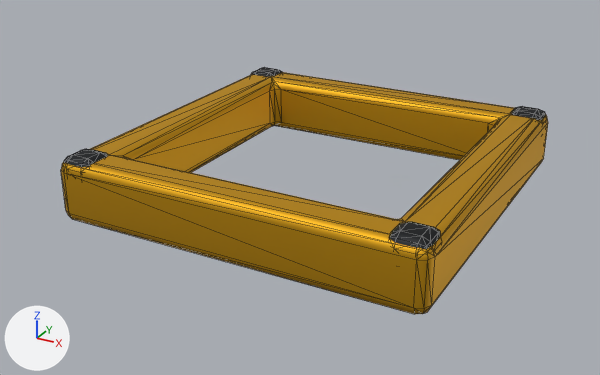
The glTF model game/public/assets/container-rim.glb as it was, and as the next commit left it.
The view is the same before and after, from a 50 mm lens placed at (1.036, -2.021, 1.003), pointed at (-0.043, -0.06, 0.023). Lighting does not change. The marker at lower left points along +X, +Y and +Z. The picture after the commit comes second. Mesh edges are drawn as thin lines. Vertices at exactly the same position are counted once.

The first picture shows 'container-rim'.
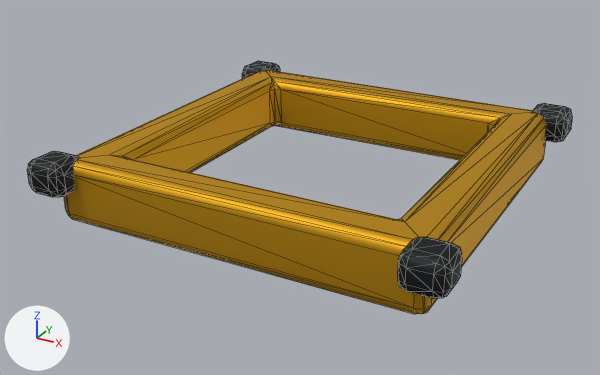
The change, as a list of edits to the scene's bpy script:
```text
Change me_cube:
    used by ob_container_rim; location = (0.0, 0.0, 0.0)
    remove me_cube.from_pydata(...)  # 336 vertices, 656 faces; spans x -0.53..0.53, y -0.53..0.53, z 0.0..0.19
    add me_cube.from_pydata(...)  # 336 vertices, 656 faces; spans x -0.59..0.59, y -0.59..0.59, z 0.0..0.19
    me_cube part 1: 14 of the vertices in x -0.525..-0.495, y -0.525..-0.495, z 0.09..0.19 are moved by (-0.065, -0.065, 0.0)
    me_cube part 2: all 14 vertices in x -0.445..-0.415, y -0.525..-0.495, z 0.09..0.19 are moved by (-0.055, -0.065, 0.0)
    me_cube part 3: 14 of the vertices in x -0.445..-0.415, y -0.445..-0.415, z 0.09..0.19 are moved by (-0.055, -0.055, 0.0)
    me_cube part 4: all 14 vertices in x -0.525..-0.495, y 0.415..0.445, z 0.09..0.19 are moved by (-0.065, 0.055, 0.0)
    me_cube part 5: 14 of the vertices in x -0.445..-0.415, y 0.415..0.445, z 0.09..0.19 are moved by (-0.055, 0.055, 0.0)
    me_cube part 6: all 14 vertices in x -0.445..-0.415, y 0.495..0.525, z 0.09..0.19 are moved by (-0.055, 0.065, 0.0)
    me_cube part 7: all 14 vertices in x 0.415..0.445, y -0.525..-0.495, z 0.09..0.19 are moved by (0.055, -0.065, 0.0)
    me_cube part 8: 14 of the vertices in x 0.415..0.445, y -0.445..-0.415, z 0.09..0.19 are moved by (0.055, -0.055, 0.0)
    me_cube part 9: 14 of the vertices in x 0.495..0.525, y -0.525..-0.495, z 0.09..0.19 are moved by (0.065, -0.065, 0.0)
    me_cube part 10: all 14 vertices in x 0.495..0.525, y -0.445..-0.415, z 0.09..0.19 are moved by (0.065, -0.055, 0.0)
    me_cube part 11: all 14 vertices in x 0.415..0.445, y 0.495..0.525, z 0.09..0.19 are moved by (0.055, 0.065, 0.0)
    me_cube part 12: all 14 vertices in x 0.495..0.525, y 0.415..0.445, z 0.09..0.19 are moved by (0.065, 0.055, 0.0)
    me_cube part 13: 14 of the vertices in x 0.495..0.525, y 0.495..0.525, z 0.09..0.19 are moved by (0.065, 0.065, 0.0)
    other edits to the shape of me_cube do not show in these pictures
```

Pixel boxes (x1, y1, x2, y2) of what changed, in the pictures (600 x 375 px; the box of a moved part takes in the faces that stretch with it):
'container-rim', reshaped (12% wider): before (61, 67, 548, 314); after (27, 61, 573, 314)
part 1 of me_cube, moved or reshaped: before (64, 155, 73, 164); after (27, 159, 36, 191)
part 2 of me_cube, moved or reshaped: before (68, 155, 94, 168); after (31, 158, 66, 197)
part 3 of me_cube, moved or reshaped: before (74, 149, 108, 163); after (39, 151, 78, 195)
part 4 of me_cube, moved or reshaped (mostly hidden before): before (251, 71, 257, 75); after (242, 65, 249, 79)
part 5 of me_cube, moved or reshaped (mostly hidden): before (254, 71, 274, 77); after (246, 65, 268, 77)
part 6 of me_cube, moved or reshaped: before (258, 67, 282, 76); after (250, 61, 280, 72)
part 7 of me_cube, moved or reshaped: before (389, 231, 400, 242); after (398, 249, 412, 291)
part 8 of me_cube, moved or reshaped: before (392, 222, 408, 232); after (404, 237, 423, 250)
part 9 of me_cube, moved or reshaped: before (395, 231, 432, 250); after (405, 249, 453, 298)
part 10 of me_cube, moved or reshaped: before (400, 222, 440, 246); after (413, 237, 462, 294)
part 11 of me_cube, moved or reshaped: before (512, 106, 522, 112); after (534, 103, 545, 110)
part 12 of me_cube, moved or reshaped: before (516, 111, 541, 121); after (538, 109, 568, 142)
part 13 of me_cube, moved or reshaped: before (518, 106, 546, 120); after (540, 103, 573, 139)
